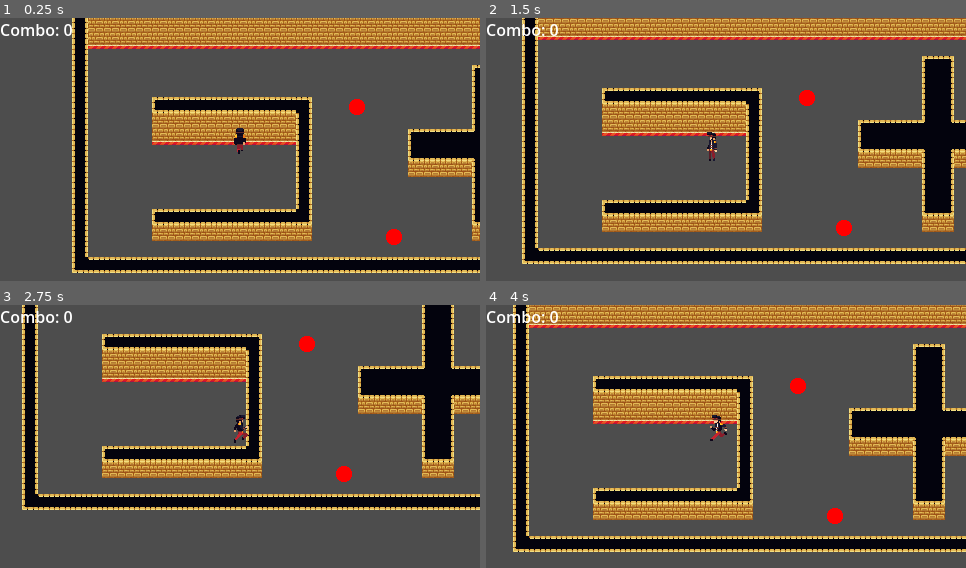
Above: before the commit, frames 1-4 (two rows, left to right).
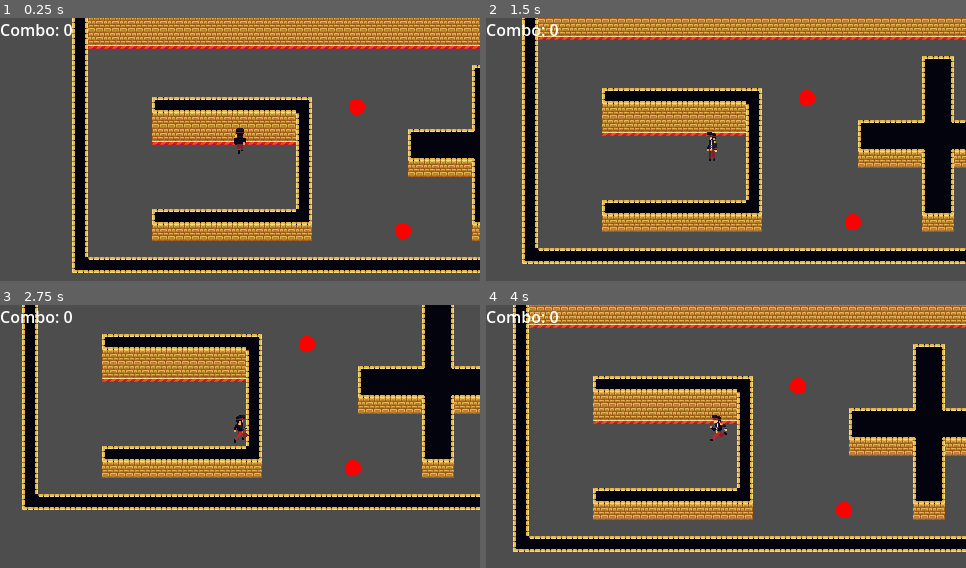
Above: after the commit, the same moments.

Repository: Kapcpa/gmtk-gamejam-2026
Game: Godot game, scene res://scenes/level0.tscn
Same seed, same stepped clock (60 frames per second), same inputs: the game is played once before the commit and once after it.
Inputs (mouse positions are in pixels of both pictures, inside the frame that each line leads up to):
- Up to frame 1 (0.25 s): no input
- Up to frame 2 (1.5 s): tap Enter at 0.5 s; move the mouse to (831, 138) at 0.52 s; hold D (right) 0.53-1.28 s; click (831, 138) at 0.6 s; move the mouse to (630, 165) at 1.27 s; hold S (down) from 1.28 s (still down); click (630, 165) at 1.35 s
- Up to frame 3 (2.75 s): move the mouse to (288, 381) at 2.02 s; release S (down) at 2.03 s; hold D (right) from 2.03 s (still down); tap Space (dash) at 2.1 s; click (288, 381) at 2.3 s
- Up to frame 4 (4 s): move the mouse to (702, 494) at 2.77 s; release D (right) at 2.78 s; hold W (up) 2.78-3.53 s; right-click (702, 494) at 2.85 s; click (702, 494) at 3.05 s; move the mouse to (870, 481) at 3.52 s; hold A (left) from 3.53 s (still down); click (870, 481) at 3.6 s

The runs differ from the first frame. In frame 1, 0.3% of the frame differs, in the area x 80-86%, y 77-87%; in frame 2, 0.3%; in frame 3, 0.3%; in frame 4, 0.3%.

Commit message:
fix bullets

Diff:
--- a/scenes/bullet.tscn
+++ b/scenes/bullet.tscn
@@ -4,10 +4,17 @@
 [ext_resource type="Script" uid="uid://bhyip2mu3u7bk" path="res://scripts/bullet.gd" id="1_y25gk"]
 
 [sub_resource type="CapsuleShape2D" id="CapsuleShape2D_o2nk3"]
+radius = 6.12245
+height = 12.2449
+
+[sub_resource type="CapsuleShape2D" id="CapsuleShape2D_7kvw3"]
+radius = 5.0
+height = 11.428572
 
 [node name="bullet" type="CharacterBody2D" unique_id=1534914301]
 scale = Vector2(0.4, 0.7)
 collision_layer = 8
+collision_mask = 3
 motion_mode = 1
 script = ExtResource("1_y25gk")
 
@@ -19,3 +26,10 @@
 position = Vector2(0, -5.9604645e-08)
 scale = Vector2(0.4, 0.7)
 texture = ExtResource("1_mkf8s")
+
+[node name="Area2D" type="Area2D" parent="." unique_id=513286240]
+collision_layer = 0
+collision_mask = 2
+
+[node name="CollisionShape2D" type="CollisionShape2D" parent="Area2D" unique_id=275329221]
+shape = SubResource("CapsuleShape2D_7kvw3")
--- a/scenes/level0.tscn
+++ b/scenes/level0.tscn
@@ -88,5 +88,5 @@
 [node name="MeleeEnemy" parent="." unique_id=617679549 instance=ExtResource("3_sugp2")]
 position = Vector2(109, -54)
 
-[node name="RangedEnemy" parent="." unique_id=1636672903 instance=ExtResource("7_cm1v6")]
-position = Vector2(146, 76)
+[node name="RangedEnemy" parent="." unique_id=1494898214 instance=ExtResource("7_cm1v6")]
+position = Vector2(155, 70)
--- a/scripts/bullet.gd
+++ b/scripts/bullet.gd
@@ -1,12 +1,17 @@
 extends CharacterBody2D
 
 const SPEED = 500
+const BULLET_FORCE = 200
+
+@onready var hurtbox: Area2D = $Area2D
+var player: PlayerCharacter
 
 func _ready() -> void:
 	velocity = Vector2(0, -SPEED).rotated(rotation)
 
-# Called every frame. 'delta' is the elapsed time since the previous frame.
 func _physics_process(delta: float) -> void:
 	if get_slide_collision_count() > 0:
+		if player and player in hurtbox.get_overlapping_bodies():
+			player.take_damage(BULLET_FORCE * velocity.normalized())
 		queue_free()
 	move_and_slide()
--- a/scripts/ranged_attack.gd
+++ b/scripts/ranged_attack.gd
@@ -2,6 +2,7 @@
 
 @export var bullet_scene: PackedScene
 
+#
 var bullet_shot = false
 
 const ATTACK_FORCE = 300
@@ -15,6 +16,7 @@
 	var bullet = bullet_scene.instantiate()
 	bullet.rotation = angle
 	bullet.position = position
+	bullet.player = player
 	add_child(bullet)
 
 	bullet_shot = true
